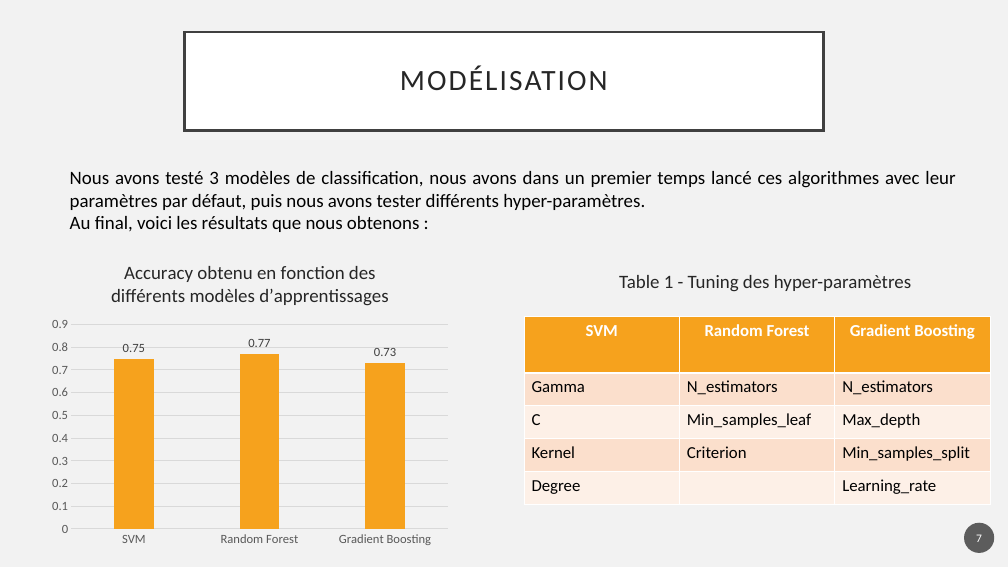
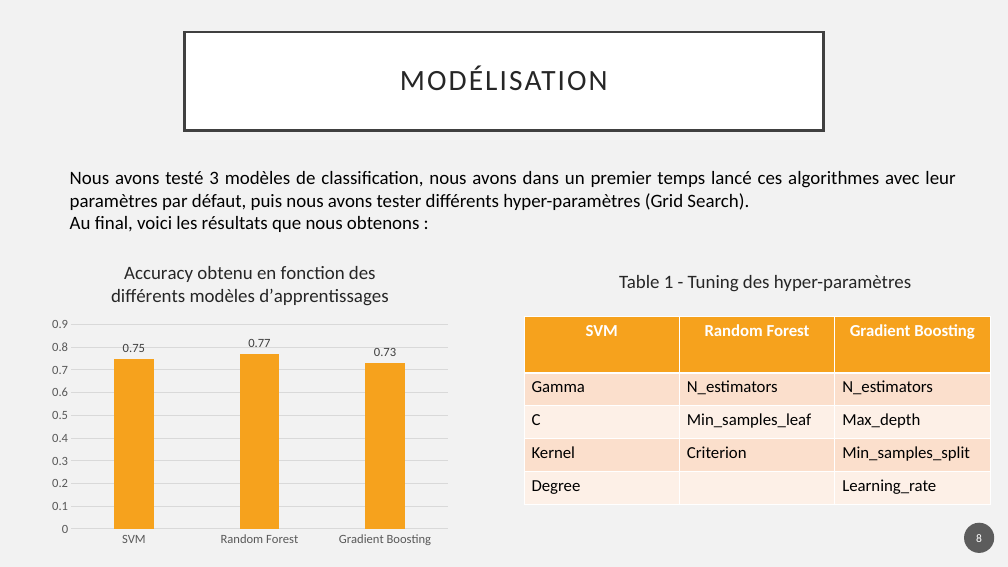
Before and after one commit to cjacques4/Parkinson-Speech-Dataset-with-Multiple-Types-of-Sound-Recordings, a slide deck: slide 8 of Présentation.pptx (slide 7 before the commit). Drawn at 1008x567 pixels with LibreOffice and Linux fonts; fonts in the diff are those of the drawing. Boxes give left, top, right and bottom in pixels: in the first picture for what was removed or moved away, otherwise in the second. Text is boxed around its words. In the diff, an @@ line names an element or a change of style, - is before the commit and + after.

```diff
--- a/Présentation.pptx
+++ b/Présentation.pptx
@@ text at bbox=[70, 171, 955, 210]: text changed @@
-Nous avons testé 3 modèles de classification, nous avons dans un premier temps lancé ces algorithmes avec leur paramètres par défaut, puis nous avons tester différents hyper-paramètres.
+Nous avons testé 3 modèles de classification, nous avons dans un premier temps lancé ces algorithmes avec leur paramètres par défaut, puis nous avons tester différents hyper-paramètres (Grid Search).
@@ page number at bbox=[976, 534, 982, 542]: text changed @@
-7
+8
```
Also in this commit, not shown: 3 other slides changed, 1 slide added.
